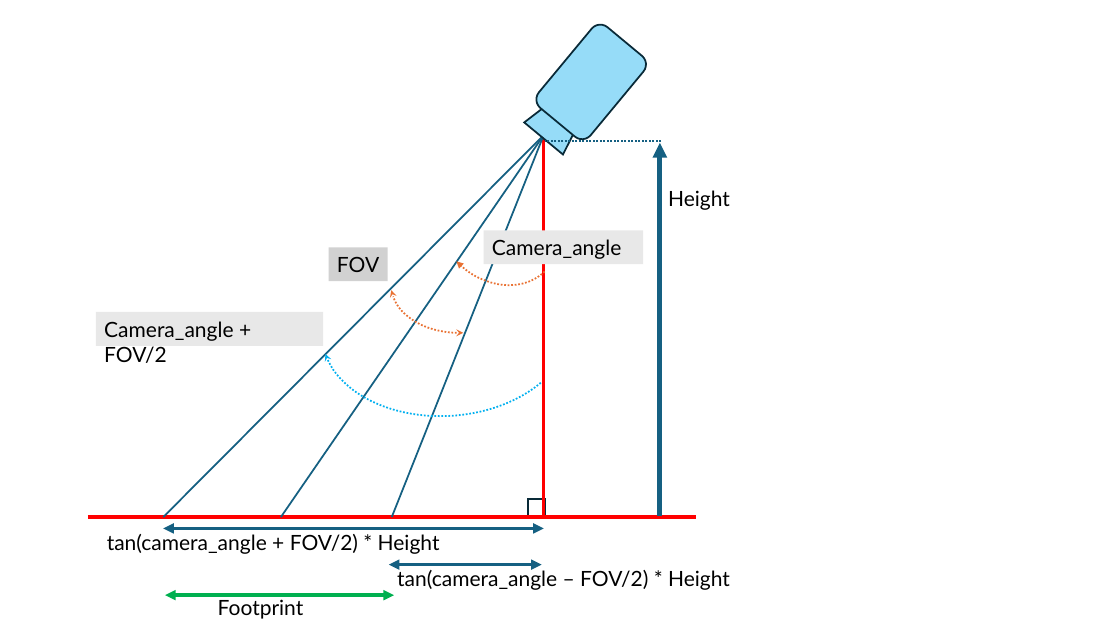
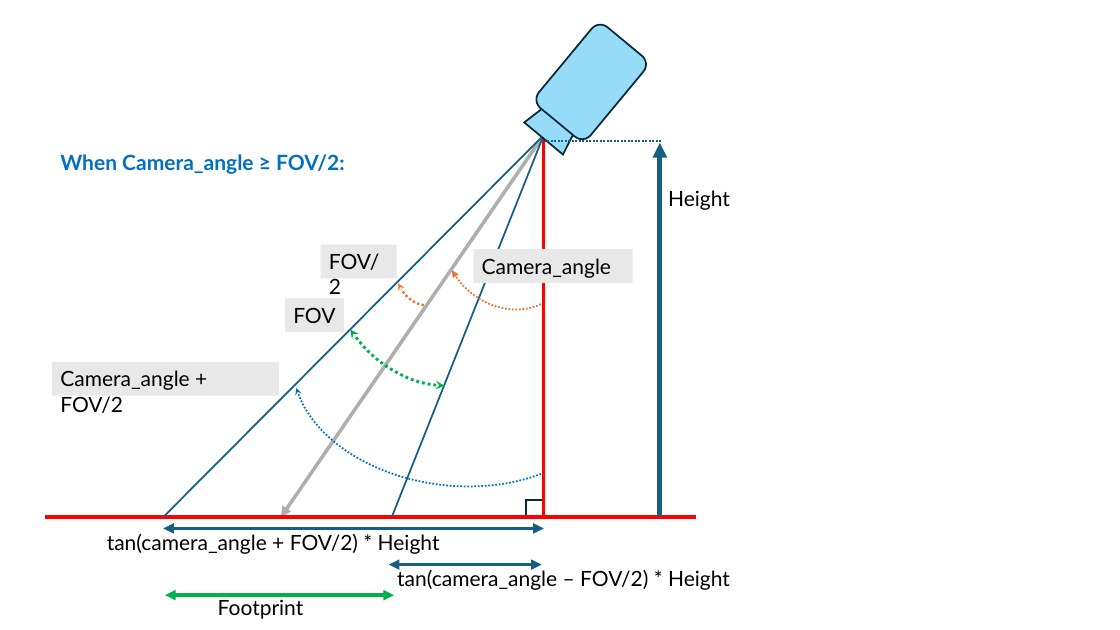
Before and after one commit to chgenedu/oa-drone-trajectory-mar-2025, a slide deck: slide 1 of assets/CH_assets/diagrams.pptx. Drawn at 1120x630 pixels with LibreOffice and Linux fonts; fonts in the diff are those of the drawing. Boxes give left, top, right and bottom in pixels: in the first picture for what was removed or moved away, otherwise in the second. Text is boxed around its words. In the diff, an @@ line names an element or a change of style, - is before the commit and + after.

```diff
--- a/assets/CH_assets/diagrams.pptx
+++ b/assets/CH_assets/diagrams.pptx
@@ line (544, 135) - (281, 518): line to arrow; stroke #156082 1.5 pt to #AEAEAE 3 pt @@
@@ arc (boxed as its full ellipse) at [287,130,570,425]: outline #E97132 1.5 pt dashed to #00B050 2.5 pt dashed; proportions changed; rotation 168 to 146 degrees @@
@@ arc (boxed as its full ellipse) at [414,140,603,335]: proportions changed; rotation 136 to 149 degrees @@
@@ text added at [60,154,345,174], 18 pt, text #0070C0, bold @@
+When Camera_angle ≥ FOV/2:
@@ arc (boxed as its full ellipse) added at [385,233,457,314], outline #E97132 2 pt dashed @@
@@ arc (boxed as its full ellipse) at [280,248,627,504]: outline #00B0F0 1.5 pt dashed to #0070C0 1.5 pt dashed; proportions changed; rotation 176 to 186 degrees @@
@@ rectangle added at [321,245,397,278], fill #E8E8E8, 18 pt, text #000000 @@
+FOV/2
@@ rectangle "Camera_angle": place and size @@
-rectangle "Camera_angle" at [484,230,644,264]
+rectangle "Camera_angle" at [474,250,634,283]
@@ rectangle "FOV": place and size @@
-rectangle "FOV" at [329,247,387,281]
+rectangle "FOV" at [285,298,344,332]
@@ rectangle "FOV" at [285,298,344,332]: fill #D1D1D1 to #E8E8E8 @@
@@ rectangle "Camera_angle + FOV/2": place and size @@
-rectangle "Camera_angle + FOV/2" at [96,312,323,345]
+rectangle "Camera_angle + FOV/2" at [52,362,279,396]
@@ line moved from (88, 518) - (697, 518) to (45, 518) - (697, 518) @@
```
Also in this commit, not shown: 1 other slide changed, 2 other files.
